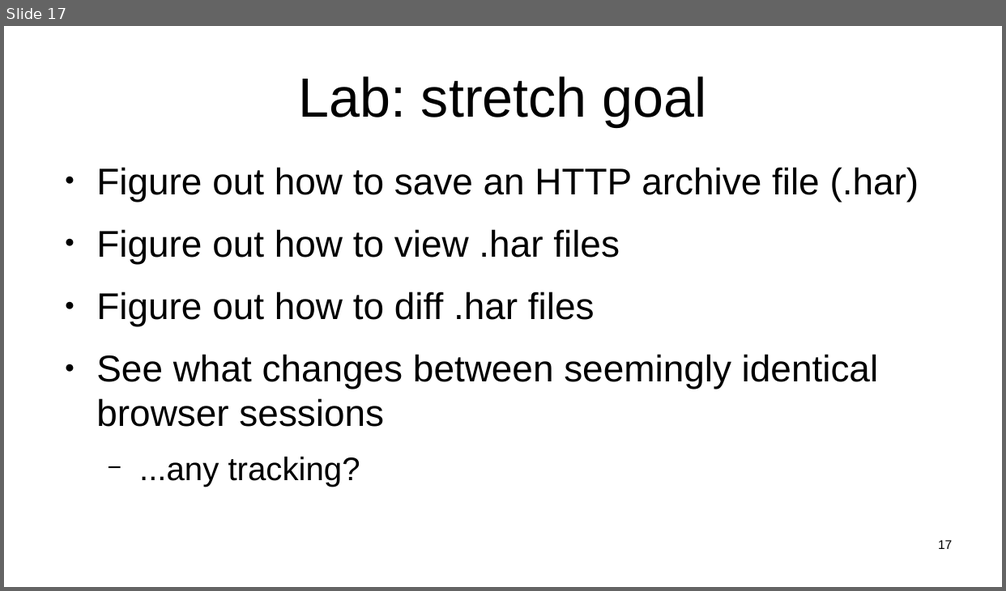
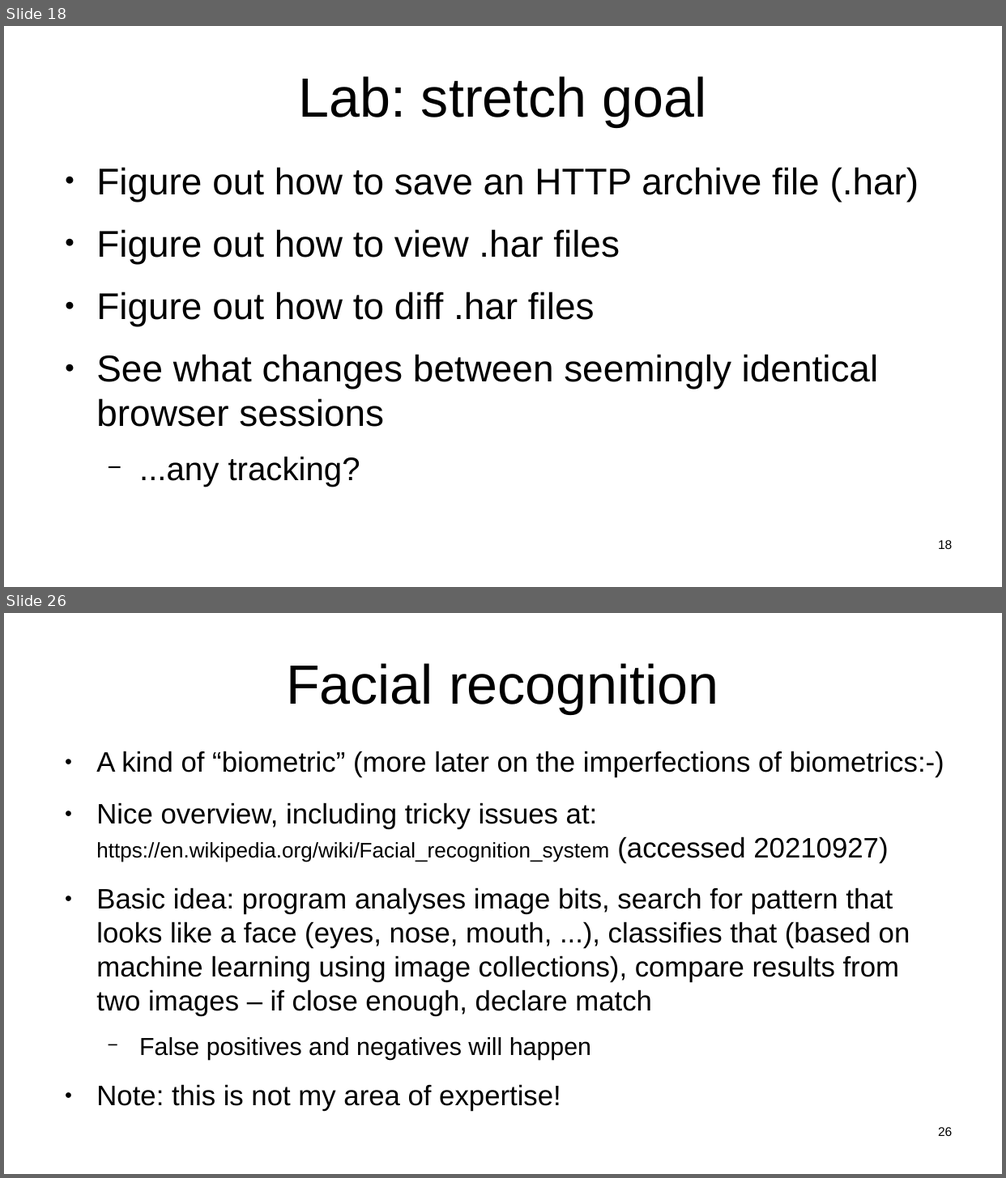
Before and after one commit to sftcd/witidtm, a slide deck: lectures/2021-2022/labs.odp. Shown one above the other, each under a label of ours: slide 17 before the commit, slides 18 and 26 after it; the slides between them are not shown. The pictures are 1006x591 and 1006x1178 pixels, drawn with LibreOffice and Linux fonts; fonts in the diff are those of the drawing. Boxes give left, top, right and bottom in pixels: in the first picture for what was removed or moved away, otherwise in the second. Text is boxed around its words. In the diff, an @@ line names an element or a change of style, - is before the commit and + after.

```diff
--- a/lectures/2021-2022/labs.odp
+++ b/lectures/2021-2022/labs.odp
@@ slide 26 added at (4, 613, 1002, 1174), background #FFFFFF @@
@@ title added at (286, 663, 719, 714), 44 pt, text #000000 @@
+Facial recognition
@@ text added at (96, 751, 944, 1111), 22.4 pt, text #000000 @@
+● A kind of “biometric” (more later on the imperfections of biometrics:-)
+● Nice overview, including tricky issues at: https://en.wikipedia.org/wiki/Facial_recognition_system (accessed 20210927)
+● Basic idea: program analyses image bits, search for pattern that looks like a face (eyes, nose, mouth, ...), classifies that (based on machine learning using image collections), compare results from two images – if close enough, declare match
+  − False positives and negatives will happen
+● Note: this is not my area of expertise!
@@ page number added at (938, 1127, 952, 1136), 10 pt, text #000000 @@
+26
@@ what was slide 17 is now slide 18 @@
@@ page number at (938, 540, 952, 549): text changed @@
-17
+18
```
Also in this commit, not shown: 1 slide changed, 10 other slides added, 3 other files.
